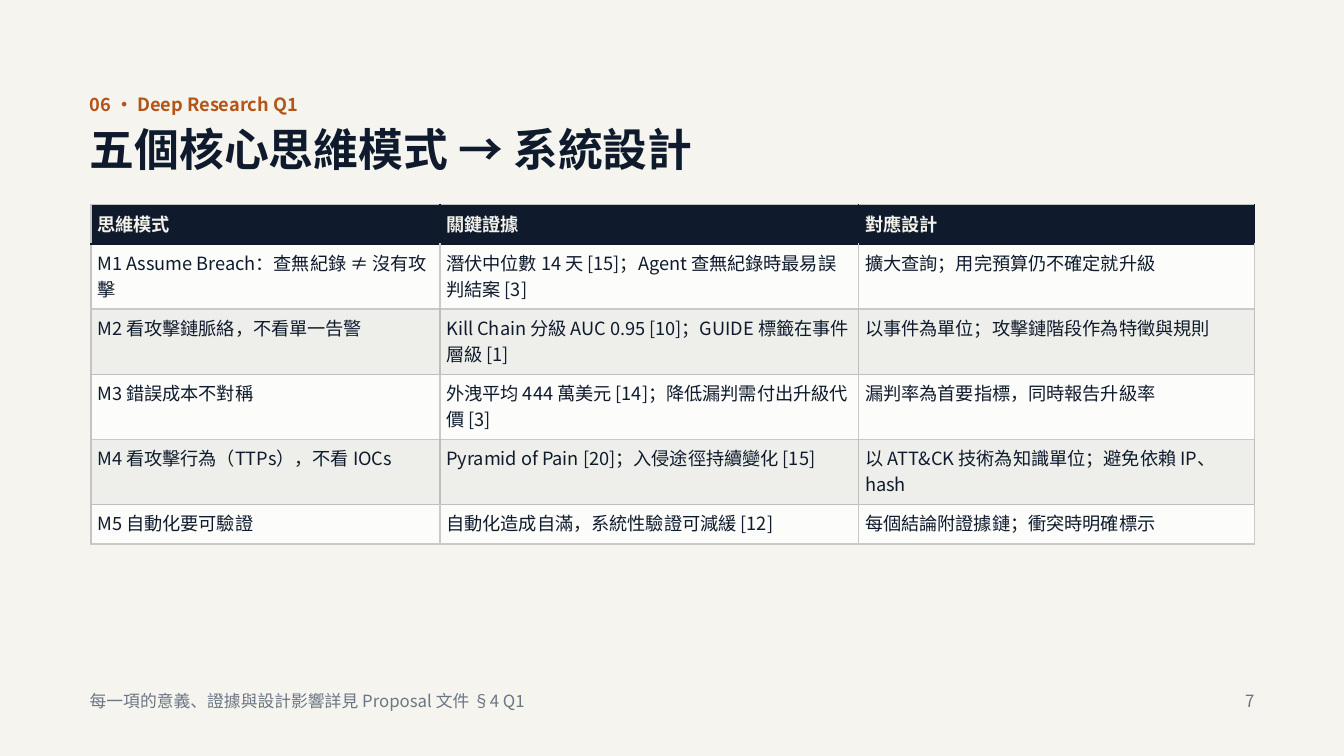
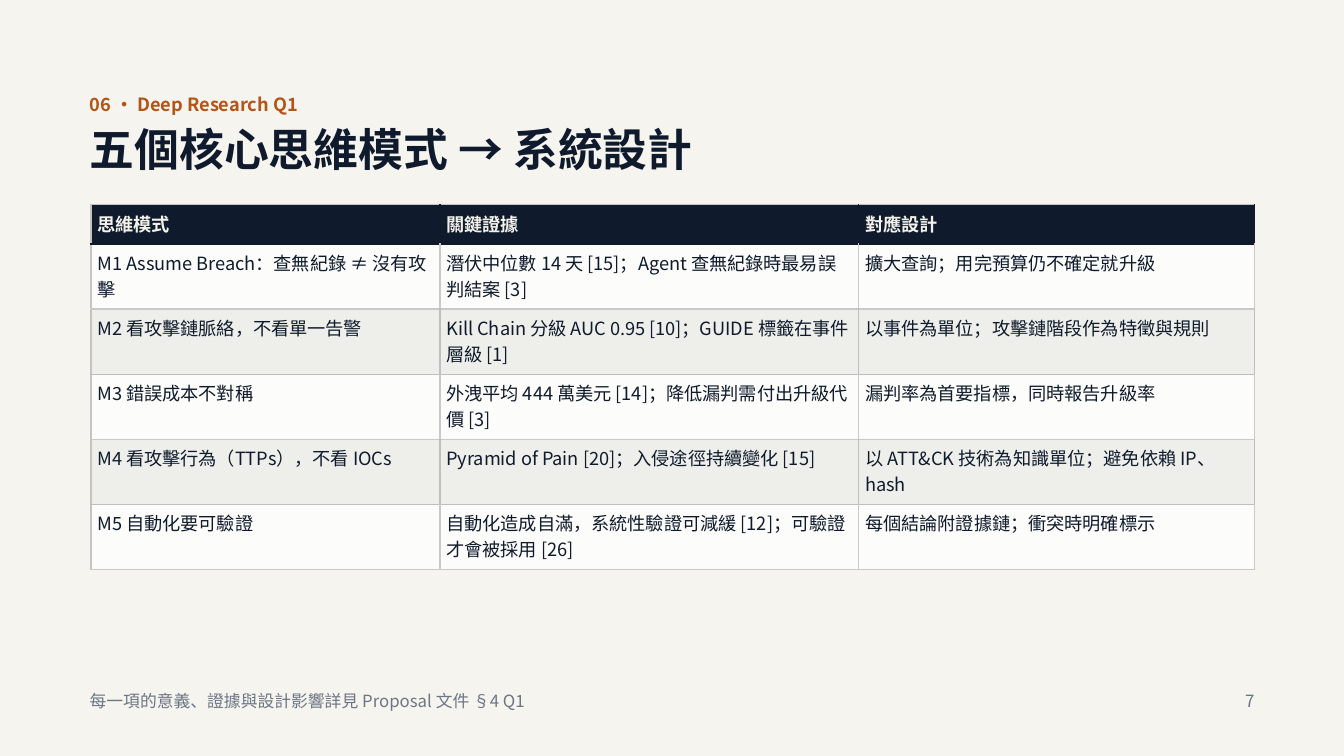
Before and after one commit to jimtaerini/AI_SOC_Analyst_Agent, a slide deck: slide 7 of docs/AI_SOC_Analyst_Agent-Proposal.pptx. Drawn at 1344x756 pixels with LibreOffice and Linux fonts; fonts in the diff are those of the drawing. Boxes give left, top, right and bottom in pixels: in the first picture for what was removed or moved away, otherwise in the second. Text is boxed around its words. In the diff, an @@ line names an element or a change of style, - is before the commit and + after.

```diff
--- a/docs/AI_SOC_Analyst_Agent-Proposal.pptx
+++ b/docs/AI_SOC_Analyst_Agent-Proposal.pptx
@@ table at [91, 205, 1254, 570] @@
-row 6, column 2: 自動化造成自滿，系統性驗證可減緩 [12]
+row 6, column 2: 自動化造成自滿，系統性驗證可減緩 [12]；可驗證才會被採用 [26]
```
Also in this commit, not shown: 8 other slides changed, 1 other file.
